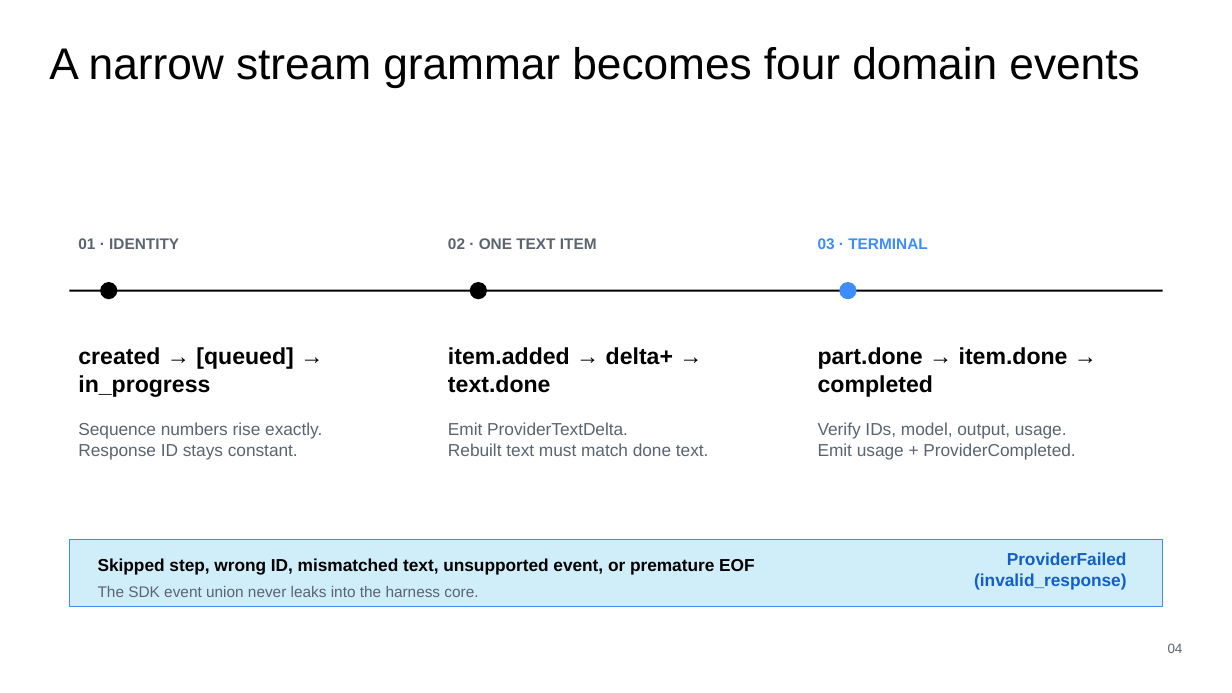
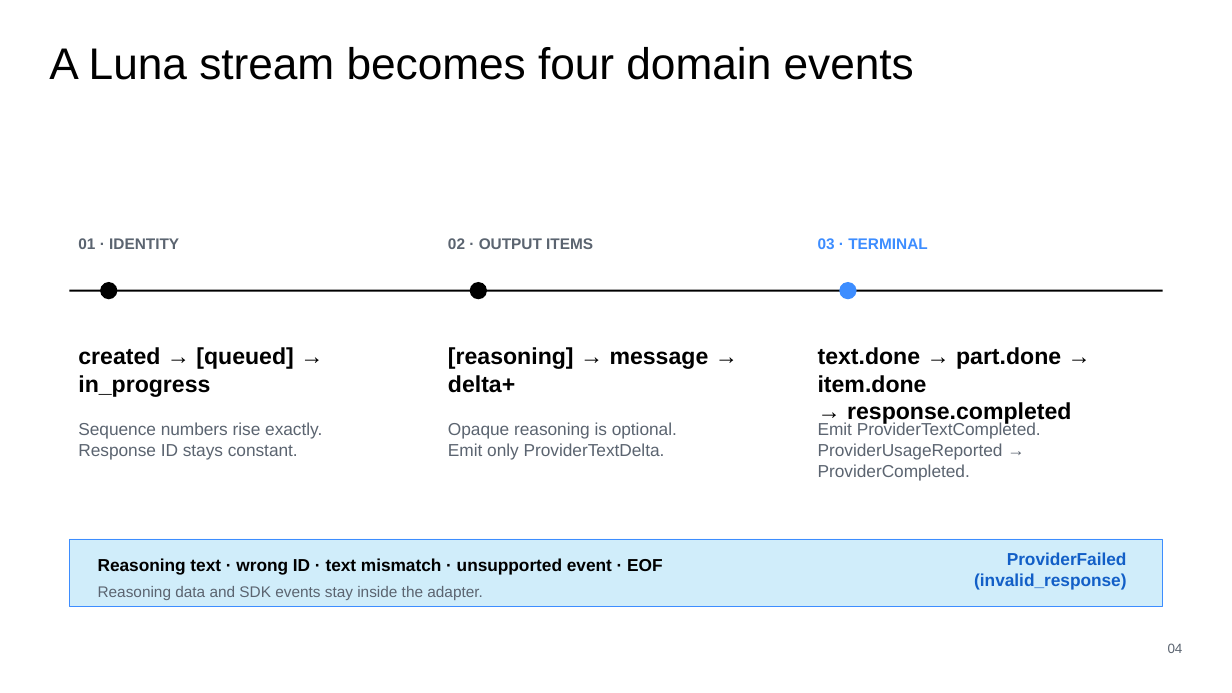
Before and after one commit to jimmie-potts/code-assist-harness, a slide deck: slide 4 of docs/lessons/assets/cah-023-openai-responses-adapter.pptx. Drawn at 1232x693 pixels with LibreOffice and Linux fonts; fonts in the diff are those of the drawing. Boxes give left, top, right and bottom in pixels: in the first picture for what was removed or moved away, otherwise in the second. Text is boxed around its words. In the diff, an @@ line names an element or a change of style, - is before the commit and + after.

Commit message:
Use Luna for OpenAI development

```diff
--- a/docs/lessons/assets/cah-023-openai-responses-adapter.pptx
+++ b/docs/lessons/assets/cah-023-openai-responses-adapter.pptx
@@ text at (49, 47, 914, 80): text changed @@
-A narrow stream grammar becomes four domain events
+A Luna stream becomes four domain events
@@ text at (448, 238, 593, 249): text changed @@
-02 · ONE TEXT ITEM
+02 · OUTPUT ITEMS
@@ text at (448, 347, 709, 393): text changed @@
-item.added → delta+ → text.done
+[reasoning] → message → delta+
@@ text at (818, 347, 1071, 425): text changed @@
-part.done → item.done → completed
+text.done → part.done → item.done
+→ response.completed
@@ text at (448, 422, 677, 460): text changed @@
-Emit ProviderTextDelta.
-Rebuilt text must match done text.
+Opaque reasoning is optional.
+Emit only ProviderTextDelta.
@@ text at (818, 421, 1041, 481): text changed @@
-Verify IDs, model, output, usage.
-Emit usage + ProviderCompleted.
+Emit ProviderTextCompleted.
+ProviderUsageReported → ProviderCompleted.
@@ text at (98, 558, 662, 575): text changed @@
-Skipped step, wrong ID, mismatched text, unsupported event, or premature EOF
+Reasoning text · wrong ID · text mismatch · unsupported event · EOF
@@ text at (98, 586, 483, 600): text changed @@
-The SDK event union never leaks into the harness core.
+Reasoning data and SDK events stay inside the adapter.
```
Also in this commit, not shown: 5 other slides changed, 27 other files.
